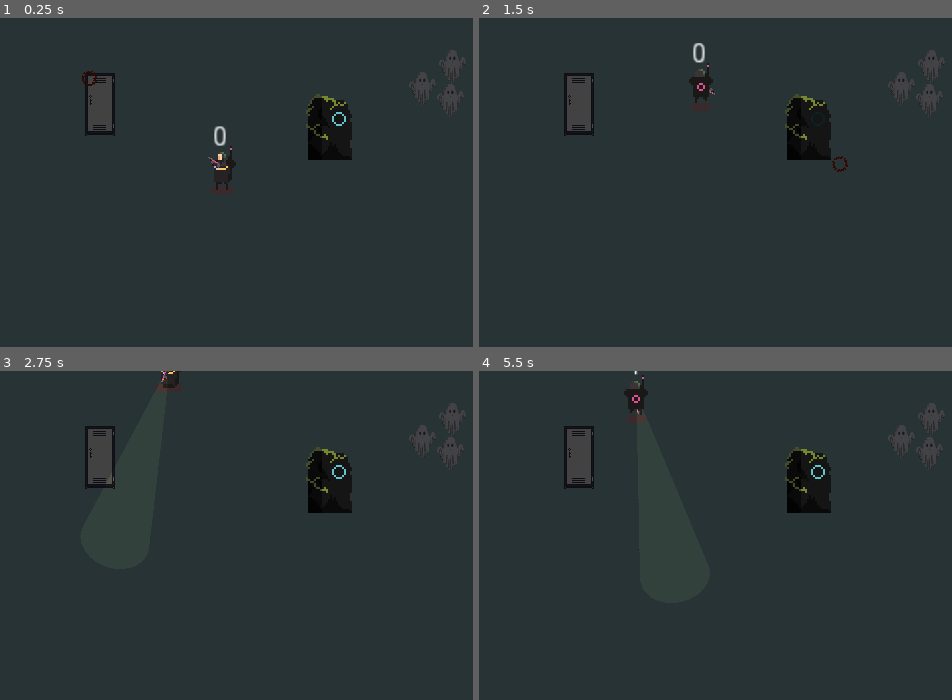
Above: before the commit, frames 1-4 (two rows, left to right).
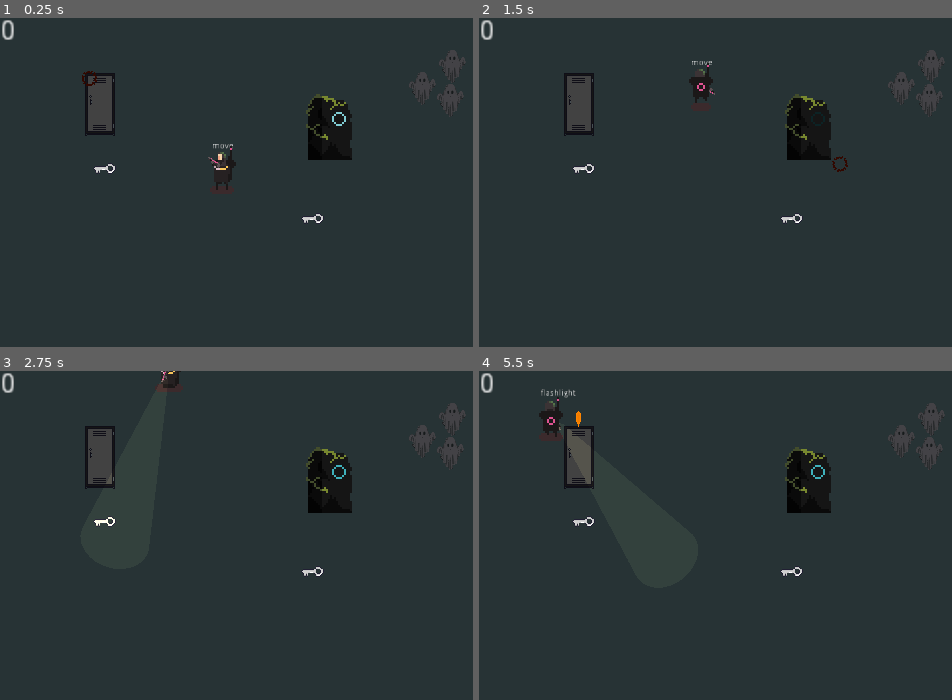
Above: after the commit, the same moments.

Repository: SeanTSinclair/Asylum
Game: Godot game, scene res://World.tscn
Same seed, same stepped clock (60 frames per second), same inputs: the game is played once before the commit and once after it.
Inputs (mouse positions are in pixels of both pictures, inside the frame that each line leads up to):
- Up to frame 1 (0.25 s): no input
- Up to frame 2 (1.5 s): move the mouse to (767, 271) at 0.52 s; press the mouse at (767, 271) at 0.53 s; hold W (move_up) from 0.53 s (still down); tap E (interact) at 0.8, 1.35 s; move the mouse to (outside the picture) at 1.27 s; release the mouse at (outside the picture) at 1.28 s
- Up to frame 3 (2.75 s): click (outside the picture) at 1.55 s; move the mouse to (127, 496) at 2.02 s; release W (move_up) at 2.03 s; press the mouse at (127, 496) at 2.03 s; hold A (move_left) from 2.03 s (still down); tap E (interact) at 2.3 s
- Up to frame 4 (5.5 s): move the mouse to (829, 551) at 2.77 s; release the mouse at (829, 551) at 2.78 s; tap E (interact) at 2.85, 3.8, 4.35, 5.3 s; click (829, 551) at 3.05 s; move the mouse to (701, 459) at 3.52 s; release A (move_left) at 3.53 s; press the mouse at (701, 459) at 3.53 s; hold S (move_down) 3.53-4.28 s; move the mouse to (937, 532) at 4.27 s; release the mouse at (937, 532) at 4.28 s; hold D (move_right) 4.28-5.03 s; click (937, 532) at 4.55 s; move the mouse to (672, 568) at 5.02 s; press the mouse at (672, 568) at 5.03 s; hold W (move_up) from 5.03 s (still down)

The runs differ from the first frame. In frame 1, 0.4% of the frame differs, in the area x 0-74%, y 0-63%; in frame 2, 0.4%; in frame 3, 0.3%; in frame 4, 1.0%.

Commit message:
Common info added with keys and final door unlock condition, the hide state now stops the players movement, and some other minor tweaks

Diff:
--- /dev/null
+++ b/Common/GameInfo.gd
@@ -0,0 +1,20 @@
+extends Node
+
+signal all_keys_collected
+signal key_collected(amount)
+
+var keys : Array = []
+var keys_collected : int = 0
+
+func _ready():
+	call_deferred("get_keys_in_scene")
+
+func get_keys_in_scene():
+	keys.append_array(get_tree().get_nodes_in_group("Keys"))
+
+func add_key():
+	keys_collected += 1
+	emit_signal("key_collected", keys_collected)
+	if keys_collected >= keys.size():
+		keys_collected = keys.size()
+		emit_signal("all_keys_collected")
--- a/Common/Interactable.gd
+++ b/Common/Interactable.gd
@@ -1,8 +1,10 @@
 extends Node
 class_name Interactable
+
+var is_interacting_with : bool = false
 
 func interact(player):
 	_interaction_logic(player)
 
-func _interaction_logic(player):
+func _interaction_logic(_player):
 	pass
--- a/Common/InteractionIcon.tscn
+++ b/Common/InteractionIcon.tscn
@@ -3,4 +3,6 @@
 [ext_resource path="res://Common/Interaction.png" type="Texture" id=1]
 
 [node name="Sprite" type="Sprite"]
+scale = Vector2( 0.5, 0.6 )
+z_index = 1
 texture = ExtResource( 1 )
--- a/Common/StateMachine.gd
+++ b/Common/StateMachine.gd
@@ -36,4 +36,4 @@
 		_enter_state(new_state, previous_state)
 
 func add_state(state_name):
-	states[state_name] = states.size()
+	states[state_name] = state_name
--- /dev/null
+++ b/Objects/Key.gd
@@ -0,0 +1,8 @@
+extends Interactable
+
+func _ready():
+	add_to_group("Keys")
+
+func _interaction_logic(_player):
+	GameInfo.add_key()
+	queue_free()
--- /dev/null
+++ b/Objects/Key.tscn
@@ -0,0 +1,25 @@
+[gd_scene load_steps=4 format=2]
+
+[ext_resource path="res://Objects/Key.gd" type="Script" id=1]
+[ext_resource path="res://Objects/key-white.png" type="Texture" id=2]
+
+[sub_resource type="CapsuleShape2D" id=1]
+radius = 6.0
+height = 12.0
+
+[node name="Key" type="Area2D"]
+scale = Vector2( 0.4, 0.4 )
+collision_layer = 33
+script = ExtResource( 1 )
+
+[node name="InteractionIconPosition" type="Position2D" parent="."]
+position = Vector2( 0, -16 )
+
+[node name="Sprite" type="Sprite" parent="."]
+rotation = 1.5708
+texture = ExtResource( 2 )
+hframes = 12
+
+[node name="CollisionShape2D" type="CollisionShape2D" parent="."]
+rotation = 1.5708
+shape = SubResource( 1 )
--- a/Objects/Locker.gd
+++ b/Objects/Locker.gd
@@ -3,8 +3,8 @@
 var is_hiding_player : bool = false
 
 func _interaction_logic(player):
-	is_hiding_player = !is_hiding_player
 	if is_hiding_player:
 		player.reveal()
 	else:
 		player.hide()
+	is_hiding_player = !is_hiding_player
--- a/Player/Player.gd
+++ b/Player/Player.gd
@@ -16,7 +16,7 @@
 func _ready():
 	animator.active = true
 
-func _process(delta):
+func _process(_delta):
 	label.text = str(state_machine.state)
 
 func hide():
--- a/Player/Player.tscn
+++ b/Player/Player.tscn
@@ -180,10 +180,11 @@
 script = ExtResource( 2 )
 
 [node name="Label" type="Label" parent="."]
-margin_left = -19.0
-margin_top = -22.0
-margin_right = 17.0
-margin_bottom = -8.0
+margin_left = -5.0
+margin_top = -13.0
+margin_right = 31.0
+margin_bottom = 1.0
+rect_scale = Vector2( 0.3, 0.3 )
 text = "move"
 align = 1
 valign = 1
--- a/Player/PlayerFSM.gd
+++ b/Player/PlayerFSM.gd
@@ -24,6 +24,8 @@
 		parent.calculate_movement(get_input_vector(), stats.base_speed, stats, delta)
 	if state == states.flashlight:
 		parent.calculate_movement(get_input_vector(), stats.using_flashlight_speed, stats, delta)
+	if state == states.hide:
+		parent.velocity = Vector2.ZERO
 
 	parent.position_crosshair()
 	parent.apply_velocity()
@@ -36,7 +38,6 @@
 		states.flashlight:
 			if !Input.is_action_pressed("flashlight"):
 				return states.move
-		# TODO: ADD HIDE AND DEAD STATE TRANSITION
 
 func _enter_state(new_state, _old_state):
 	if new_state == states.flashlight:
--- /dev/null
+++ b/World.gd
@@ -0,0 +1,24 @@
+extends Node2D
+
+onready var key_collected_text = $KeysCollected
+onready var complete_text = $Complete
+onready var complete_tweener = $Complete/Tween
+
+func _ready():
+	GameInfo.connect("key_collected", self, "update_keys_collected")
+	GameInfo.connect("all_keys_collected", self, "show_door_unlocked_text")
+
+func update_keys_collected(amount):
+	key_collected_text.text = str(amount)
+
+func show_door_unlocked_text():
+	complete_tweener.interpolate_property(complete_text, "percent_visible", 0, 1, 1, Tween.TRANS_CUBIC)
+	complete_tweener.start()
+	complete_tweener.connect("tween_all_completed", self, "hide_door_unlocked_text")
+
+func hide_door_unlocked_text():
+	complete_tweener.seek(0)
+	complete_tweener.interpolate_property(complete_text, "percent_visible", 1, 0, 3, Tween.TRANS_CUBIC)
+	complete_tweener.start()
+	complete_tweener.disconnect("tween_all_completed", self, "hide_door_unlocked_text")
+	complete_tweener.connect("tween_all_completed", complete_tweener, "queue_free")
--- a/World.tscn
+++ b/World.tscn
@@ -1,9 +1,11 @@
-[gd_scene load_steps=16 format=2]
+[gd_scene load_steps=18 format=2]
 
 [ext_resource path="res://Player/Player.tscn" type="PackedScene" id=1]
 [ext_resource path="res://Ancient Rock Animations 36x51.png" type="Texture" id=2]
 [ext_resource path="res://Enemies/Ghost.tscn" type="PackedScene" id=3]
 [ext_resource path="res://Objects/Locker.tscn" type="PackedScene" id=4]
+[ext_resource path="res://Objects/Key.tscn" type="PackedScene" id=5]
+[ext_resource path="res://World.gd" type="Script" id=6]
 
 [sub_resource type="AtlasTexture" id=1]
 atlas = ExtResource( 2 )
@@ -52,6 +54,7 @@
 height = 10.0
 
 [node name="World" type="Node2D"]
+script = ExtResource( 6 )
 
 [node name="ColorRect" type="ColorRect" parent="."]
 margin_left = -86.0
@@ -59,6 +62,21 @@
 margin_right = 444.0
 margin_bottom = 243.0
 color = Color( 0.156863, 0.203922, 0.211765, 1 )
+
+[node name="KeysCollected" type="Label" parent="."]
+margin_right = 40.0
+margin_bottom = 14.0
+text = "0"
+
+[node name="Complete" type="Label" parent="."]
+margin_left = 58.0
+margin_top = 113.0
+margin_right = 259.0
+margin_bottom = 127.0
+text = "You have collected all the keys!"
+percent_visible = 0.0
+
+[node name="Tween" type="Tween" parent="Complete"]
 
 [node name="YSort" type="YSort" parent="."]
 
@@ -83,7 +101,7 @@
 [node name="AnimatedSprite" type="AnimatedSprite" parent="YSort/StuffInTheWay"]
 position = Vector2( 0, -9.5 )
 frames = SubResource( 9 )
-frame = 7
+frame = 6
 playing = true
 
 [node name="LightOccluder2D" type="LightOccluder2D" parent="YSort/StuffInTheWay/AnimatedSprite"]
@@ -92,3 +110,9 @@
 [node name="CollisionShape2D" type="CollisionShape2D" parent="YSort/StuffInTheWay"]
 position = Vector2( 0, 0.5 )
 shape = SubResource( 11 )
+
+[node name="Key" parent="YSort" instance=ExtResource( 5 )]
+position = Vector2( 157, 100 )
+
+[node name="Key2" parent="YSort" instance=ExtResource( 5 )]
+position = Vector2( 53, 75 )
--- a/project.godot
+++ b/project.godot
@@ -35,6 +35,10 @@
 config/name="Asylum"
 run/main_scene="res://World.tscn"
 config/icon="res://icon.png"
+
+[autoload]
+
+GameInfo="*res://Common/GameInfo.gd"
 
 [display]
 
Binary file added: Objects/key-white.png
Not shown, added: Objects/key-white.png.import
